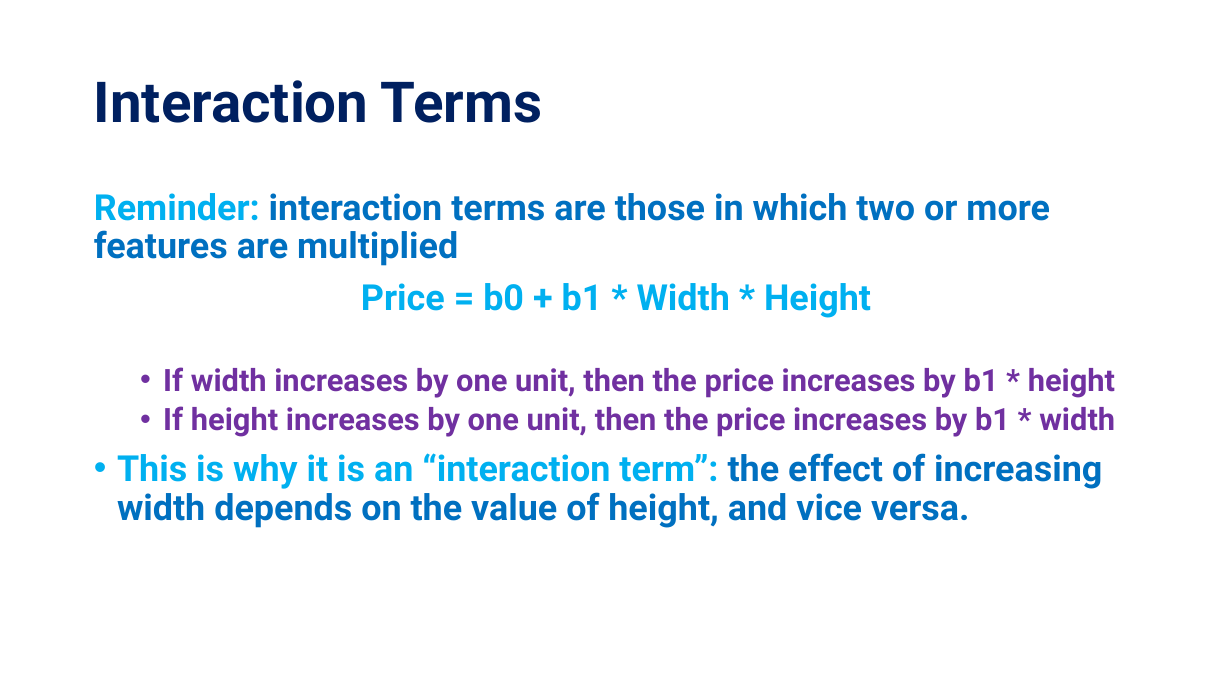
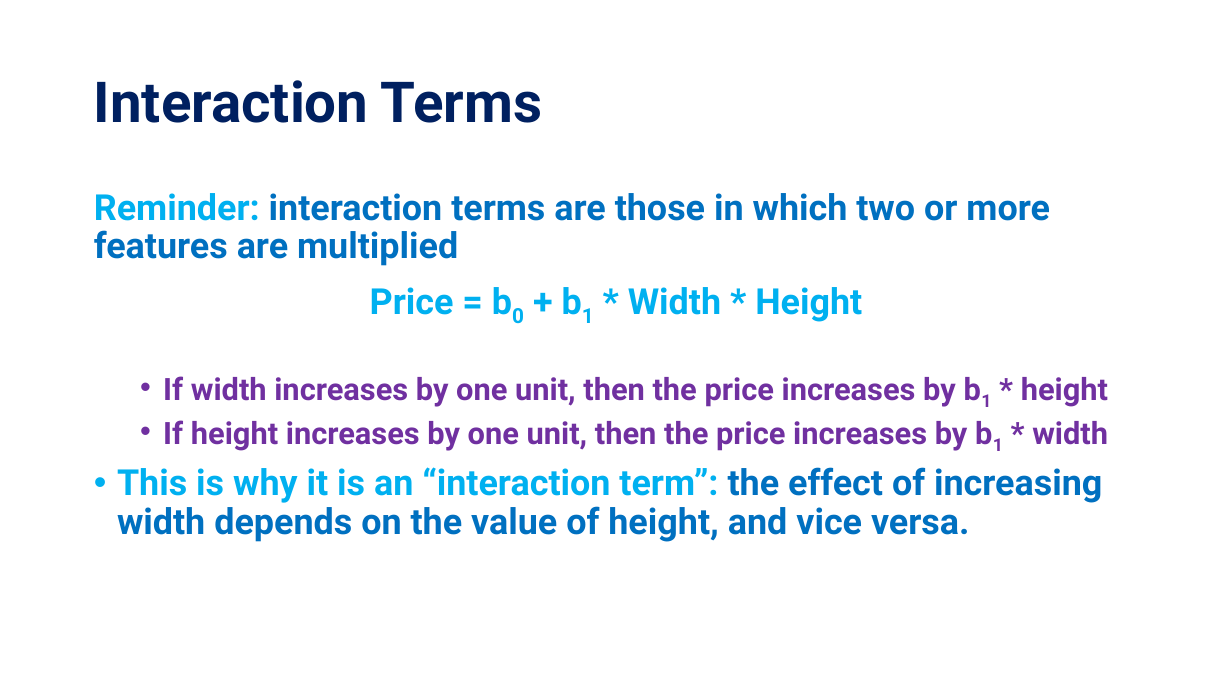
Before and after one commit to KISRDevelopment/python-ml-2025, a slide deck: slide 4 of slides/block7.pptx. Drawn at 1232x693 pixels with LibreOffice and Linux fonts; fonts in the diff are those of the drawing. Boxes give left, top, right and bottom in pixels: in the first picture for what was removed or moved away, otherwise in the second. Text is boxed around its words. In the diff, an @@ line names an element or a change of style, - is before the commit and + after.

```diff
--- a/slides/block7.pptx
+++ b/slides/block7.pptx
@@ text at <box>163,287,1108,451</box>: now subscript in "b0 b1", "b1", "b1" @@
```
Also in this commit, not shown: 1 other slide changed, 1 slide added, 1 other file.
